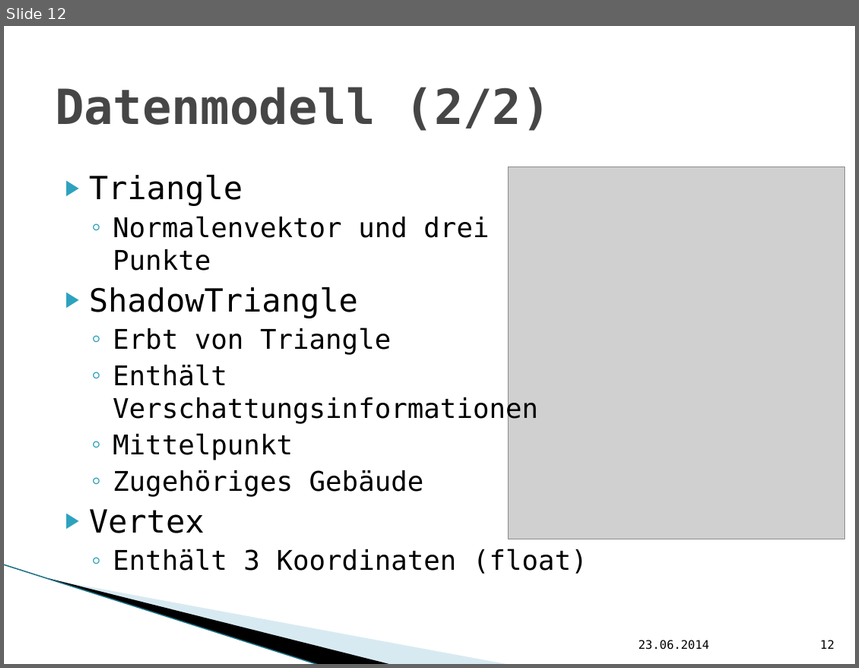
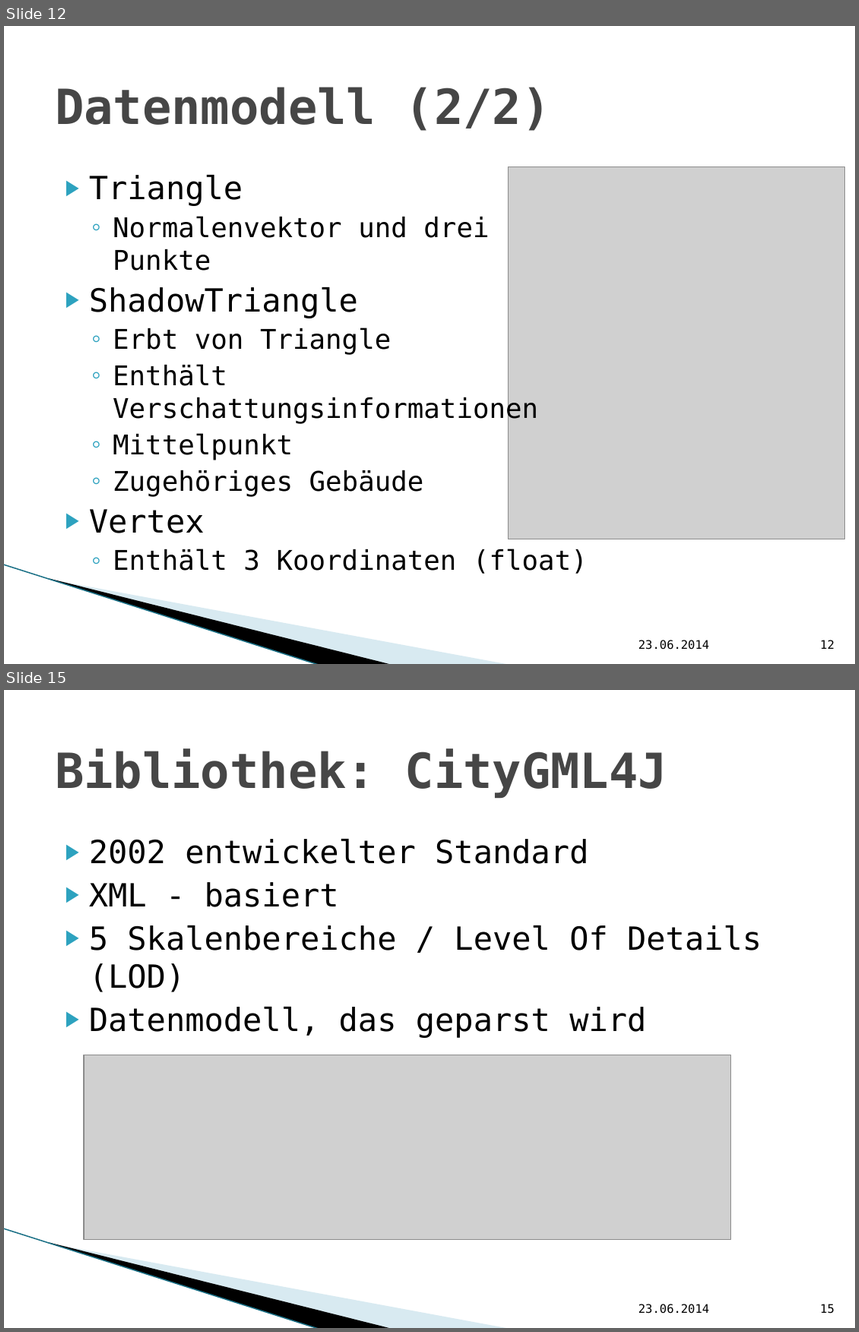
Before and after one commit to hft-swp/stuff, a slide deck: doku/vCity-Präsentation.pptx. Shown one above the other, each under a label of ours: slide 12 before the commit, slides 12 and 15 after it; the slides between them are not shown. The pictures are 859x668 and 859x1332 pixels, drawn with LibreOffice and Linux fonts; fonts in the diff are those of the drawing; grey boxes stand for pictures; background and template pictures are left out. Boxes give left, top, right and bottom in pixels: in the first picture for what was removed or moved away, otherwise in the second. Text is boxed around its words. In the diff, an @@ line names an element or a change of style, - is before the commit and + after.

```diff
--- a/doku/vCity-Präsentation.pptx
+++ b/doku/vCity-Präsentation.pptx
@@ slide 15 added at (4,690,855,1328), background #FFFFFF; not listed: 3 template elements that a slide beside it also shows @@
@@ title added at (55,749,667,798), 41 pt, text #464646, bold @@
+Bibliothek: CityGML4J
@@ text added at (89,839,762,1038), 27 pt, text #000000 @@
+▶ 2002 entwickelter Standard
+▶ XML - basiert
+▶ 5 Skalenbereiche / Level Of Details (LOD)
+▶ Datenmodell, das geparst wird
@@ picture added at (84,1055,731,1240) @@
@@ text added at (639,1304,709,1314), 10 pt, text #000000 @@
+23.06.2014
@@ page number added at (820,1304,835,1314), 10 pt, text #000000 @@
+15
```
Also in this commit, not shown: 1 slide changed, 10 other slides added.
